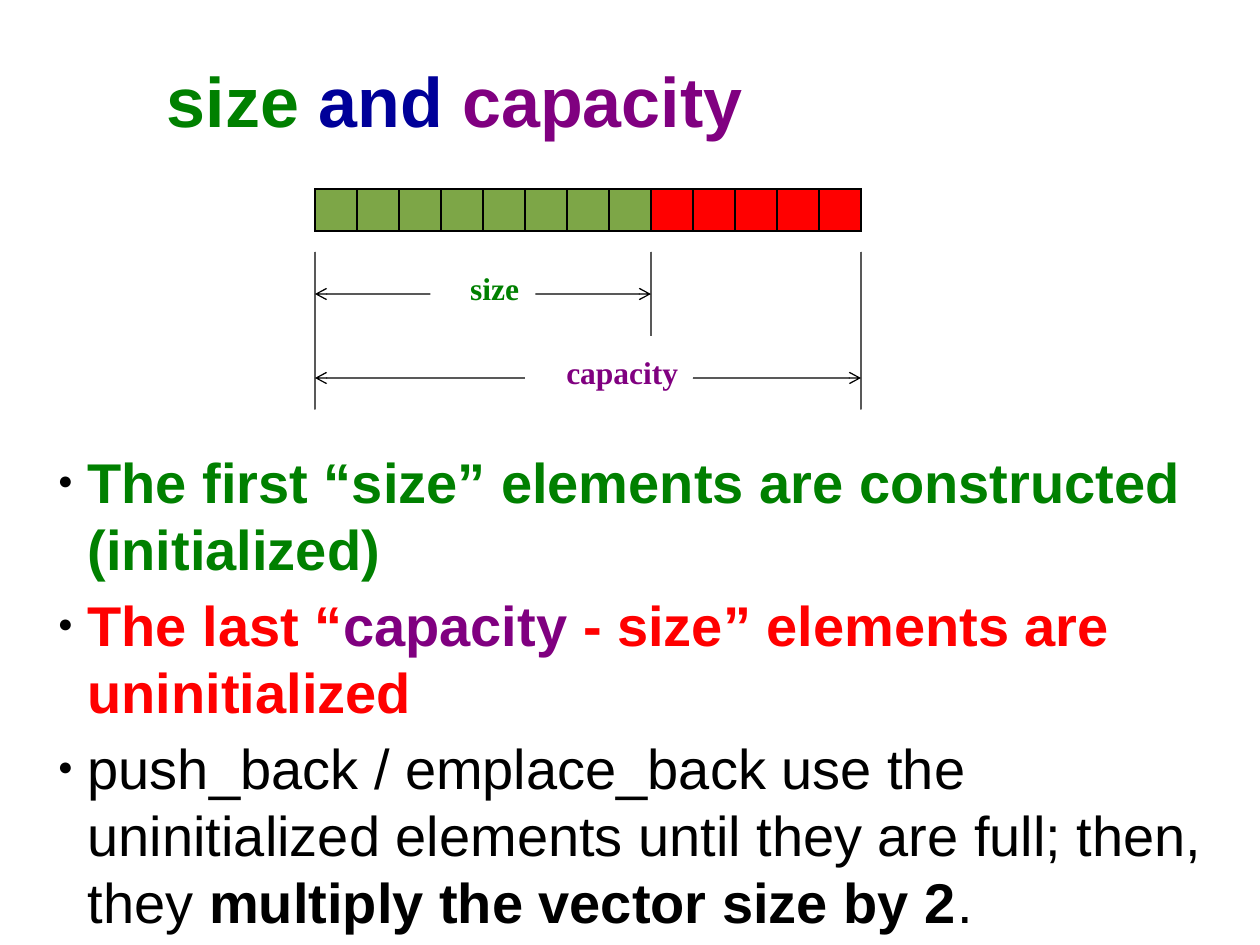
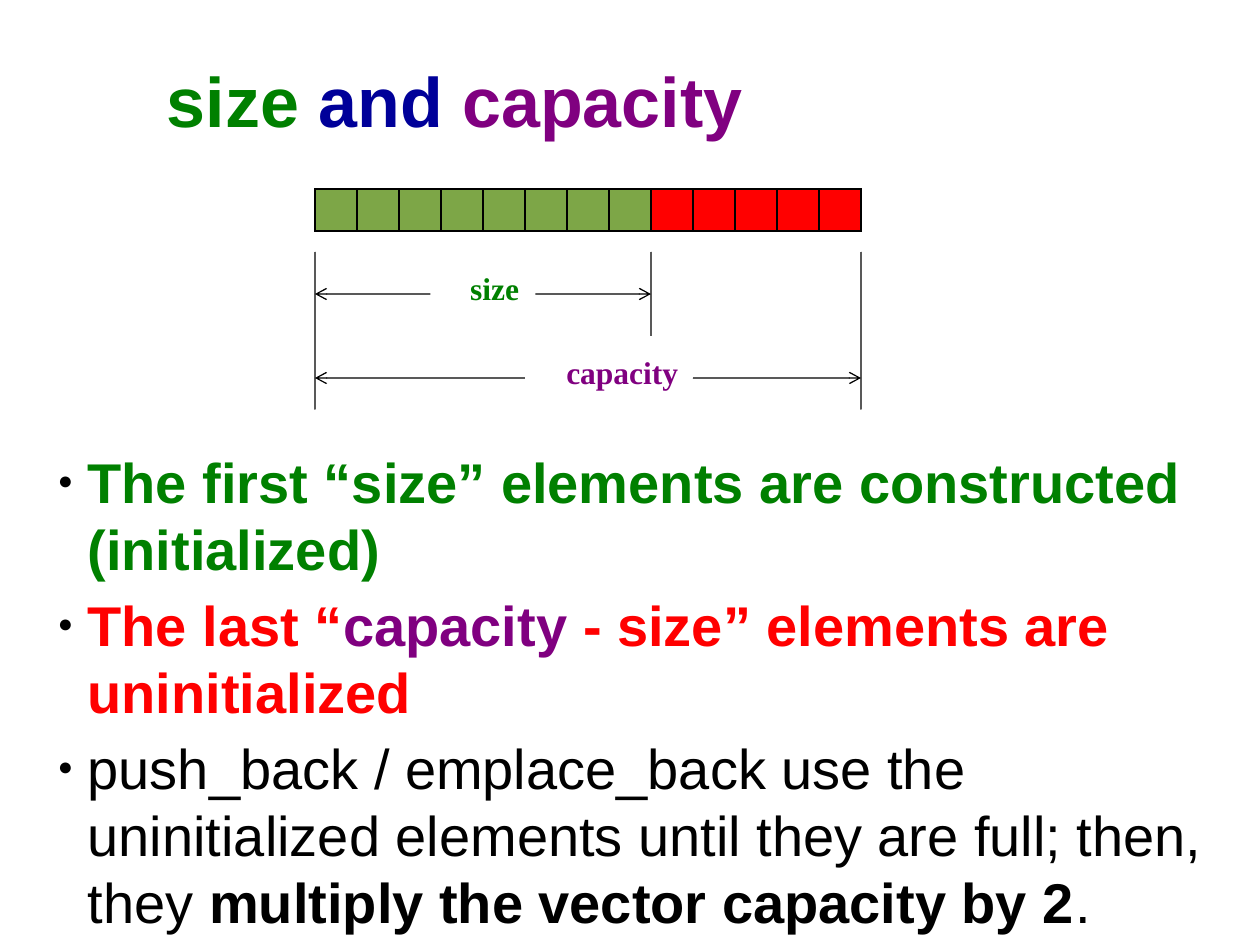
Before and after one commit to cpp-at-ariel/cpp-5780, a slide deck: slide 15 of 10-stl-containers/slides-containers.odp. Drawn at 1260x945 pixels with LibreOffice and Linux fonts; fonts in the diff are those of the drawing. Boxes give left, top, right and bottom in pixels: in the first picture for what was removed or moved away, otherwise in the second. Text is boxed around its words. In the diff, an @@ line names an element or a change of style, - is before the commit and + after.

```diff
--- a/10-stl-containers/slides-containers.odp
+++ b/10-stl-containers/slides-containers.odp
@@ text at (x1=88, y1=748, x2=1201, y2=934): text changed @@
-● push_back / emplace_back use the uninitialized elements until they are full; then, they multiply the vector size by 2.
+● push_back / emplace_back use the uninitialized elements until they are full; then, they multiply the vector capacity by 2.
```
Also in this commit, not shown: 1 other slide changed, 7 other files.
